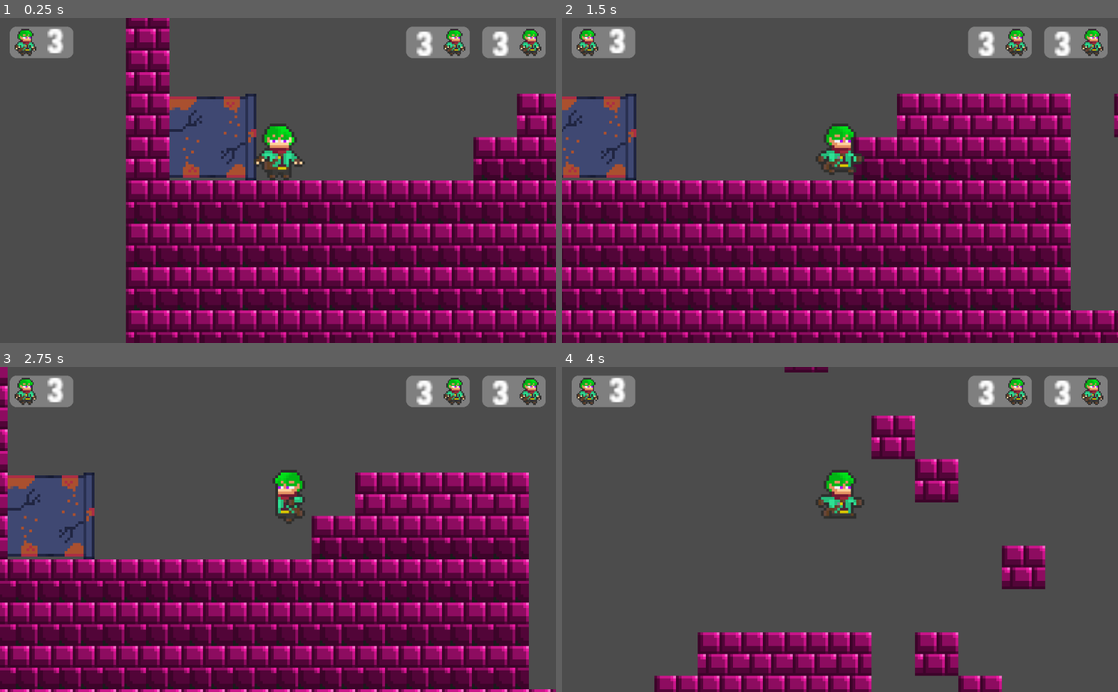
Above: before the commit, frames 1-4 (two rows, left to right).
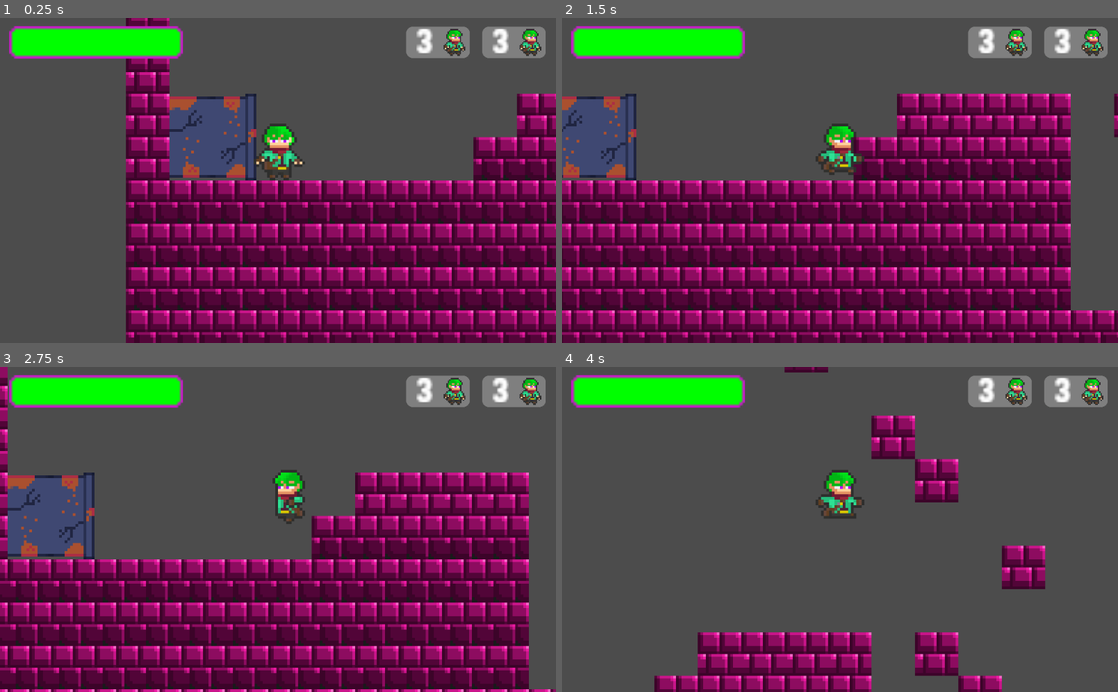
Above: after the commit, the same moments.

Repository: zachreid-96/GODOT-CPT-200
Game: Godot game, scene res://scenes/Maps/Test Scenes/TestScene2.tscn
Two runs of this game, one before a commit and one after it. Both use one fixed random seed, a clock stepped at 60 frames per second and the inputs below.
Inputs:
- Up to frame 1 (0.25 s): no input
- Up to frame 2 (1.5 s): hold D (move_right) from 0.53 s (still down); tap Space (move_jump) at 0.77 s
- Up to frame 3 (2.75 s): tap Space (move_jump) at 1.52 s; release D (move_right) at 2.03 s; hold A (move_left) from 2.03 s (still down)
- Up to frame 4 (4 s): release A (move_left) at 2.78 s; hold D (move_right) from 2.78 s (still down); tap Space (move_jump) at 3.02, 3.77 s

The runs differ from the first frame. In frame 1, 3.5% of the frame differs, in the area x 1-92%, y 2-13%; in frame 2, 3.5%; in frame 3, 3.5%; in frame 4, 3.5%.

Commit message:
More Interface
Added a Health bar that can fluctuate betwixt 10 and 0, full health and dead respectively. Removed Life Counter from Interface overlay, since we are going with an HP based system. Thus, hitting 0 hit points means death in the level. Added back the movement between levels as it did not save the first time. Not yet implemented, but working on adding an easy system to update player health when dealt damage by an enemy, or grabs a health item that restores 3HP. Working on system to add Nuts and Bolts when encountered in the level.

Diff:
--- a/interface/Interface.tscn
+++ b/interface/Interface.tscn
@@ -1,8 +1,8 @@
 [gd_scene load_steps=4 format=2]
 
 [ext_resource path="res://interface/nuts/Nuts_Counter.tscn" type="PackedScene" id=1]
-[ext_resource path="res://interface/lives/Lives_Counter.tscn" type="PackedScene" id=2]
 [ext_resource path="res://interface/bolts/Bolts_Counter.tscn" type="PackedScene" id=3]
+[ext_resource path="res://interface/health_bar/Health_Bar.tscn" type="PackedScene" id=4]
 
 [node name="Control" type="Control"]
 anchor_right = 1.0
@@ -17,10 +17,10 @@
 "_edit_use_anchors_": false
 }
 
-[node name="Lives_Counter" parent="." instance=ExtResource( 2 )]
+[node name="Health_Bar" parent="." instance=ExtResource( 4 )]
 margin_left = 1.0
 margin_top = 1.0
-margin_right = 25.0
+margin_right = 65.0
 margin_bottom = 13.0
 
 [node name="Collectibles" type="HBoxContainer" parent="."]
--- /dev/null
+++ b/interface/bar_assets/Bar.tscn
@@ -0,0 +1,19 @@
+[gd_scene load_steps=3 format=2]
+
+[ext_resource path="res://interface/bar_assets/lifeBarProg.png" type="Texture" id=1]
+[ext_resource path="res://interface/bar_assets/lifeBar.png" type="Texture" id=2]
+
+[node name="bar" type="HBoxContainer"]
+margin_right = 107.0
+margin_bottom = 12.0
+__meta__ = {
+"_edit_use_anchors_": false
+}
+
+[node name="TextureProgress" type="TextureProgress" parent="."]
+margin_right = 64.0
+margin_bottom = 12.0
+rect_min_size = Vector2( 64, 12 )
+max_value = 10.0
+texture_under = ExtResource( 2 )
+texture_progress = ExtResource( 1 )
--- a/interface/bolts/Bolts_Counter.tscn
+++ b/interface/bolts/Bolts_Counter.tscn
@@ -14,6 +14,4 @@
 anchor_left = 0.0
 anchor_right = 0.0
 margin_left = 0.0
-margin_top = -8.0
 margin_right = 14.0
-margin_bottom = 9.0
--- /dev/null
+++ b/interface/health_bar/Health_Bar.tscn
@@ -0,0 +1,9 @@
+[gd_scene load_steps=2 format=2]
+
+[ext_resource path="res://interface/bar_assets/Bar.tscn" type="PackedScene" id=1]
+
+[node name="Health_Bar" instance=ExtResource( 1 )]
+margin_right = 64.0
+
+[node name="TextureProgress" parent="." index="0"]
+value = 10.0
--- a/interface/nuts/Nuts_Counter.tscn
+++ b/interface/nuts/Nuts_Counter.tscn
@@ -14,6 +14,4 @@
 anchor_left = 0.0
 anchor_right = 0.0
 margin_left = 0.0
-margin_top = -8.0
 margin_right = 14.0
-margin_bottom = 9.0
--- a/scripts/Player2.gd
+++ b/scripts/Player2.gd
@@ -50,3 +50,12 @@
 		if Input.is_action_just_pressed("move_jump"):
 			motion.y = -JUMPFORCE
 			$AnimationPlayer.play("Jump")
+
+	for index in get_slide_count():
+		var collision = get_slide_collision(index)
+		if collision.collider.is_in_group("PipeEntrance"):
+			enterPipe(collision.collider.name)
+
+func enterPipe(name):
+	var path = "res://scenes/Maps/" + name + ".tscn"
+	get_tree().change_scene(path)
Not shown, added: interface/bar_assets/Bar_bg.png.import
Binary file added: interface/bar_assets/lifeBar.png
Not shown, added: interface/bar_assets/lifeBar.png.import
Binary file added: interface/bar_assets/lifeBarProg.png
Not shown, added: interface/bar_assets/lifeBarProg.png.import
